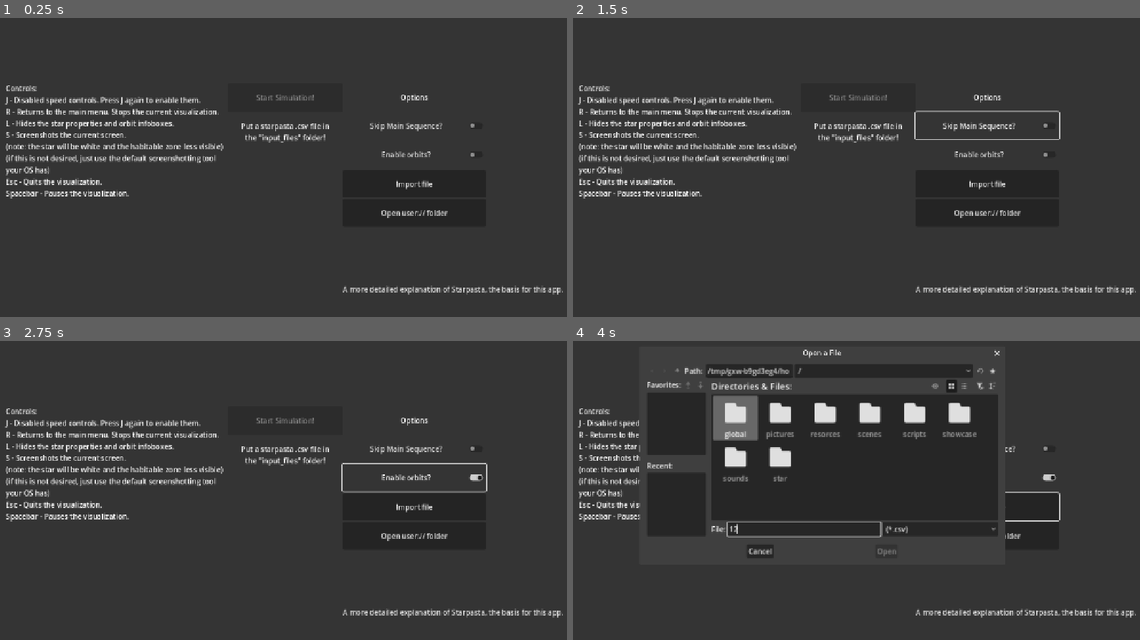
Above: before the commit, frames 1-4 (two rows, left to right).
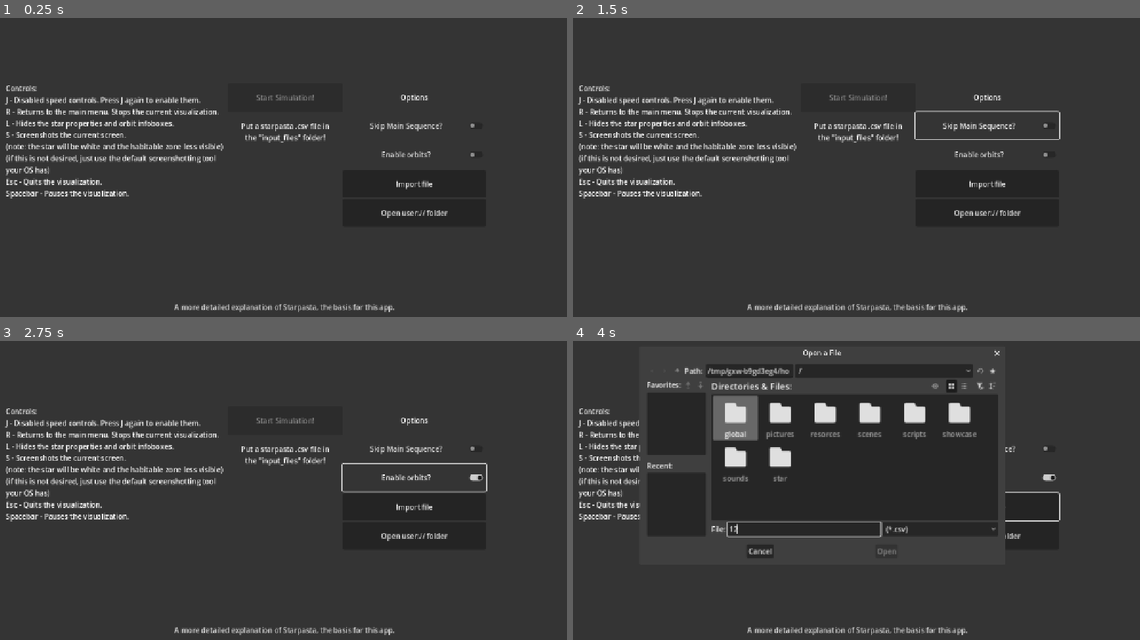
Above: after the commit, the same moments.

Repository: flam3bit/stellar-evolution-visualizer
Game: Godot game, scene res://scenes/gd_starpasta.tscn
Same seed, same stepped clock (60 frames per second), same inputs: the game is played once before the commit and once after it.
Inputs (mouse positions are in pixels of both pictures, inside the frame that each line leads up to):
- Up to frame 1 (0.25 s): no input
- Up to frame 2 (1.5 s): click "Skip Main Sequence?" at 0.5 s; click "Skip Main Sequence?" at 1.25 s
- Up to frame 3 (2.75 s): click "Enable orbits?" at 2 s
- Up to frame 4 (4 s): click "Import file" at 2.75 s; click (805, 529) at 3.52 s; type "12" at 3.6 s

The runs differ from the first frame. In frame 1, 1.0% of the frame differs, in the area x 30-100%, y 89-99%; in frame 2, 1.0%; in frame 3, 1.0%; in frame 4, 1.0%, in the area x 30-100%, y 9-99%.

Commit message:
More tweaks

Diff:
--- a/scenes/main_menu.tscn
+++ b/scenes/main_menu.tscn
@@ -138,9 +138,9 @@
 metadata/_edit_use_anchors_ = true
 
 [node name="LinkButton" type="LinkButton" parent="MenuLayer"]
-offset_left = 768.0
-offset_top = 640.0
-offset_right = 1280.0
+offset_left = 392.0
+offset_top = 680.0
+offset_right = 888.0
 offset_bottom = 704.0
 text = "A more detailed explanation of Starpasta, the basis for this app."
 underline = 1
--- a/scripts/simulation.gd
+++ b/scripts/simulation.gd
@@ -101,7 +101,7 @@
 			orbit.scale = Vector2(scale_mult, scale_mult * orbit.semi_minor_axis)
 
 	if $Star.get_age() >= config_star_age and pause_sim_at_age:
-		pause.toggled.emit(true)
+		set_processes(false)
 		HelperFunctions.logprint("Paused, attempted to pause at {0}, current age is {1}".format([config_star_age, $Star.get_age()]))
 		HelperFunctions.logprint("PRINTING STAR INFORMATION")
 		print($Star)
--- a/scripts/star.gd
+++ b/scripts/star.gd
@@ -85,8 +85,17 @@
 		HelperFunctions.logprint("Supernova!")
 		supernova = false
 
-	if stage >= SUBGIANT_HERTZSPRUNG:
-		pass
+	if sim_parent.pause_sim_at_age:
+		var percent:float = sim_parent.config_star_age * 0.1
+
+		if get_age() >= sim_parent.config_star_age - percent:
+			speed_mult = move_toward(speed_mult, 0.1, 0.15 * delta)
+	else:
+		if post_pause:
+			speed_mult = 1
+			post_pause = false
+
+var post_pause:bool = true
 var general_idx = 0
 var initial_diff = sim_data[2][1] - sim_data[2][0]
 var frac = 1
@@ -375,7 +384,7 @@
 	return speed_mult
 
 func star_print_pretty():
-	var string = "Name: {0}\nMass: {1}x solar mass\nRadius: {2}x solar radius\nLuminosity: {3}x solar luminosity\nTeff: {4}\nEvo. Stage: {5} ({6})".format([_sname, mass, radius, luminosity, round(temperature), str_stage, stage])
+	var string = "Name: {0}\nMass: {1}x solar mass\nRadius: {2}x solar radius\nLuminosity: {3}x solar luminosity\nTeff: {4}\nEvo. Stage: {5} ({6})".format([_sname, mass, radius, luminosity, temperature, str_stage, stage])
 	return string
 
 func set_star_name(text:String):
